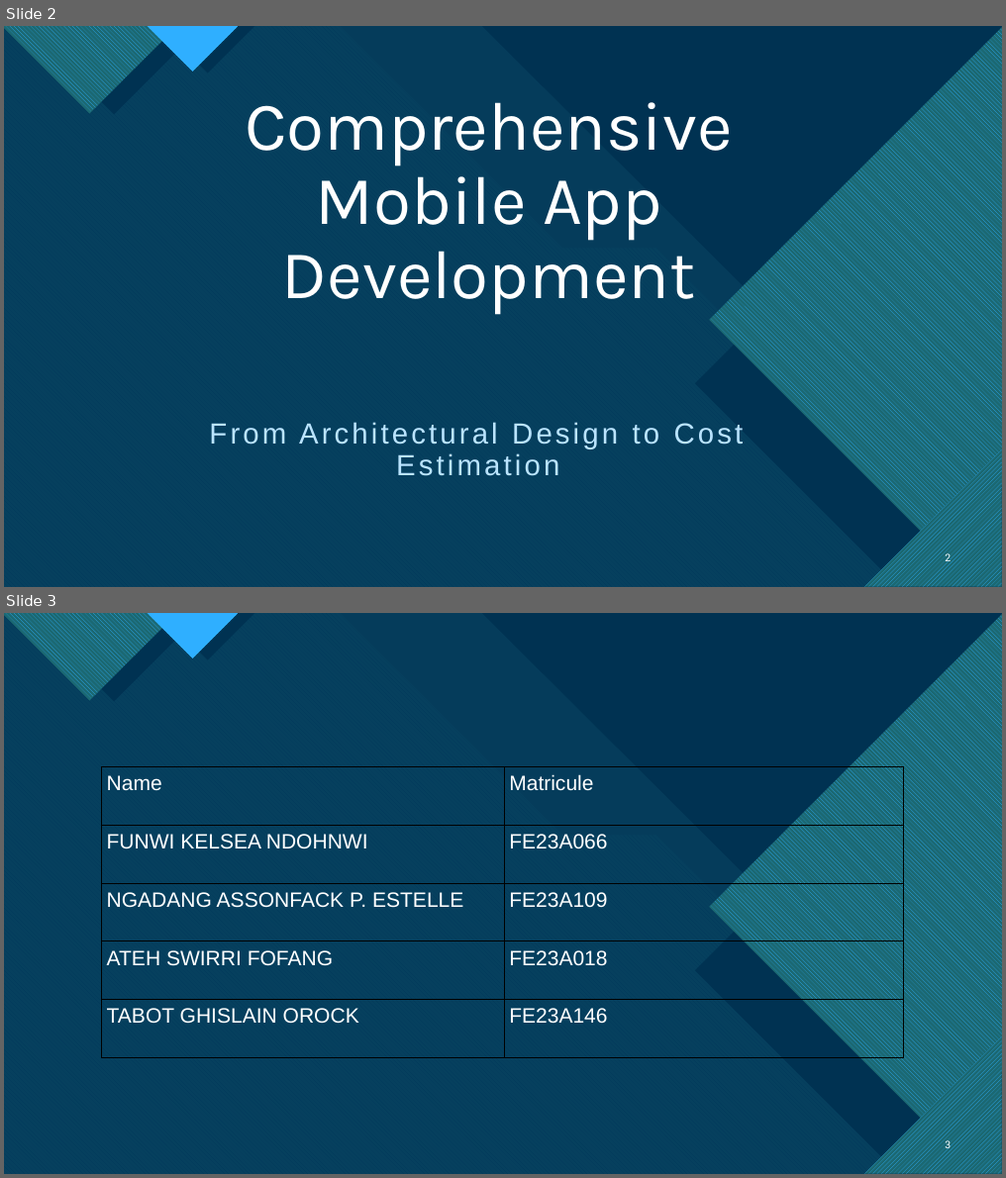
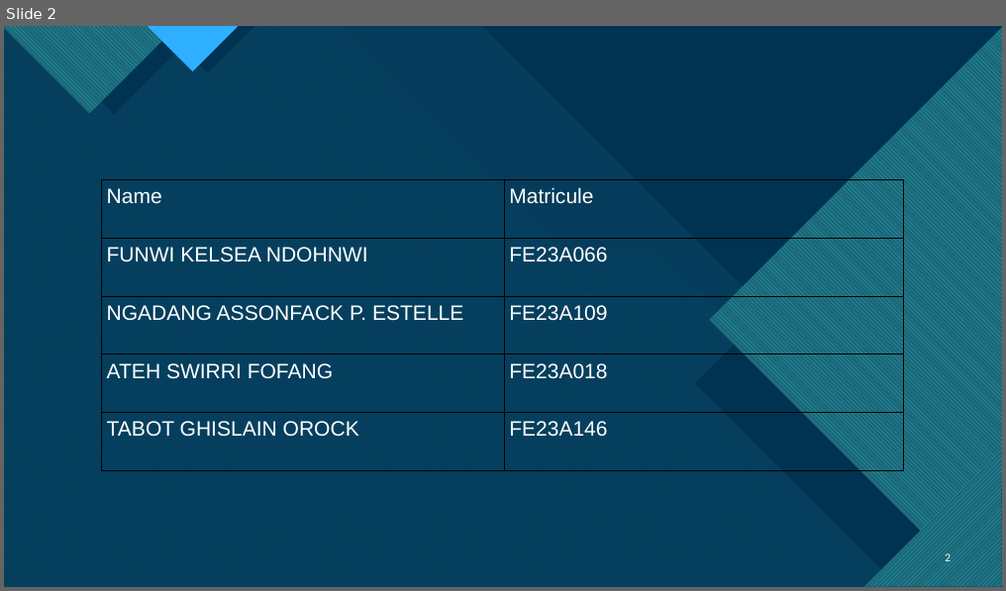
Before and after one commit to kelseafunwi/Group11SchoolWork, a slide deck: Task 1/Task 1 Mobile App Development.pptx. Shown one above the other, each under a label of ours: slides 2 and 3 before the commit, slide 2 after it. The pictures are 1006x1178 and 1006x591 pixels, drawn with LibreOffice and Linux fonts; fonts in the diff are those of the drawing. Boxes give left, top, right and bottom in pixels: in the first picture for what was removed or moved away, otherwise in the second. Text is boxed around its words. In the diff, an @@ line names an element or a change of style, - is before the commit and + after.

```diff
--- a/Task 1/Task 1 Mobile App Development.pptx
+++ b/Task 1/Task 1 Mobile App Development.pptx
@@ slide 2 removed at (4,26,1002,587), background #FFFFFF; not listed: 22 template elements that a slide beside it also shows @@
@@ title removed at (245,102,733,314) @@
-Comprehensive Mobile App Development
@@ text removed at (209,422,744,476) @@
-From Architectural Design to Cost Estimation
@@ page number removed at (944,554,950,565) @@
-2
@@ what was slide 3 is now slide 2 @@
```
Also in this commit, not shown: 5 slides changed, 11 slides added.
